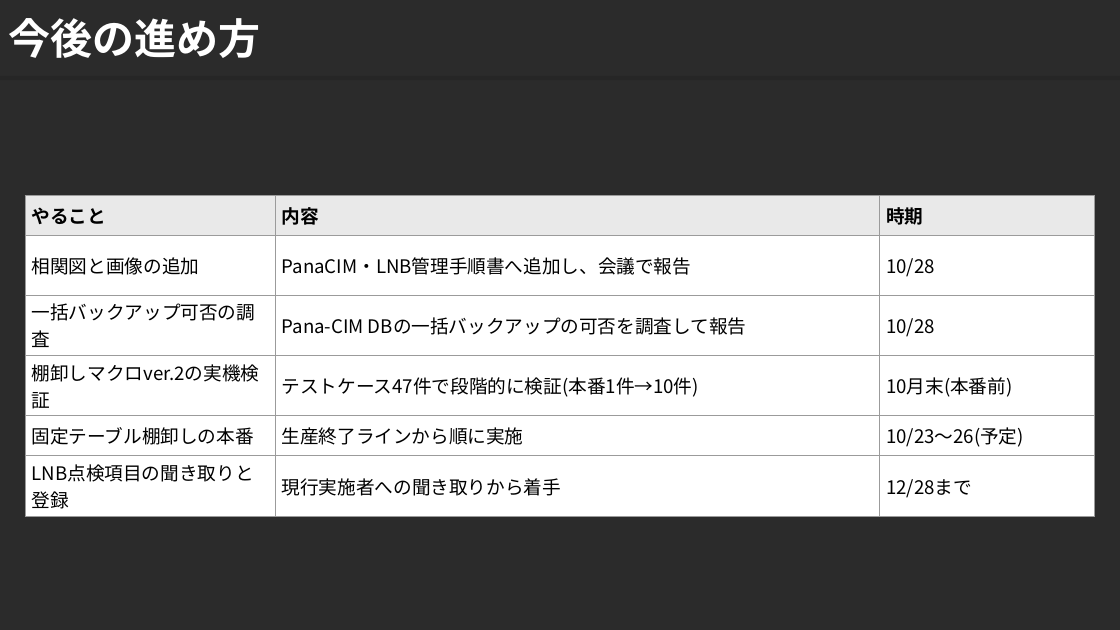
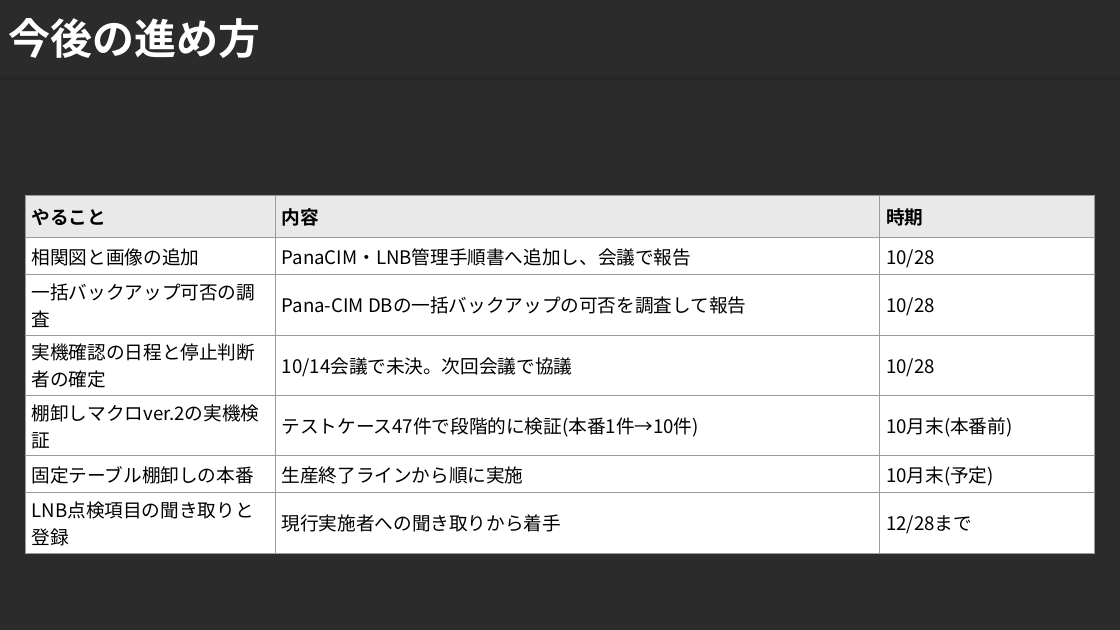
Before and after one commit to nk-shino/work_vault, a slide deck: slide 6 of workvault-sync/10_業務全般/業務報告/10月業務報告(篠原).pptx. Drawn at 1120x630 pixels with LibreOffice and Linux fonts; fonts in the diff are those of the drawing; background and template pictures are left out; a plain dark background stands for a picture behind light text. Boxes give left, top, right and bottom in pixels: in the first picture for what was removed or moved away, otherwise in the second. Text is boxed around its words. In the diff, an @@ line names an element or a change of style, - is before the commit and + after.

```diff
--- a/workvault-sync/10_業務全般/業務報告/10月業務報告(篠原).pptx
+++ b/workvault-sync/10_業務全般/業務報告/10月業務報告(篠原).pptx
@@ table at (25, 196, 1096, 538) @@
+row 4: 実機確認の日程と停止判断者の確定 | 10/14会議で未決。次回会議で協議 | 10/28
-row 6, column 3: 10/23〜26(予定)
+row 6, column 3: 10月末(予定)
```
Also in this commit, not shown: 4 other slides changed, 34 other files.
